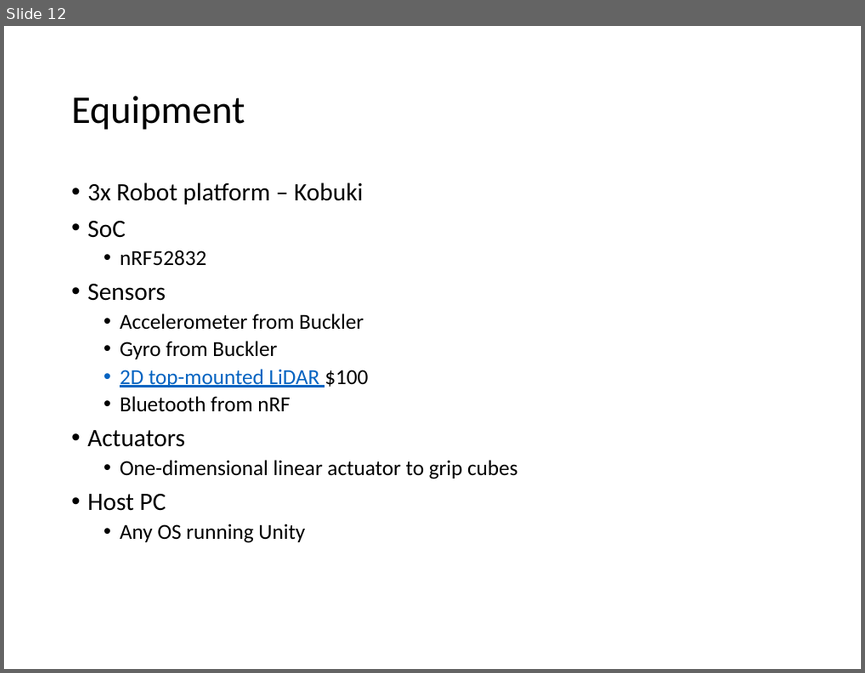
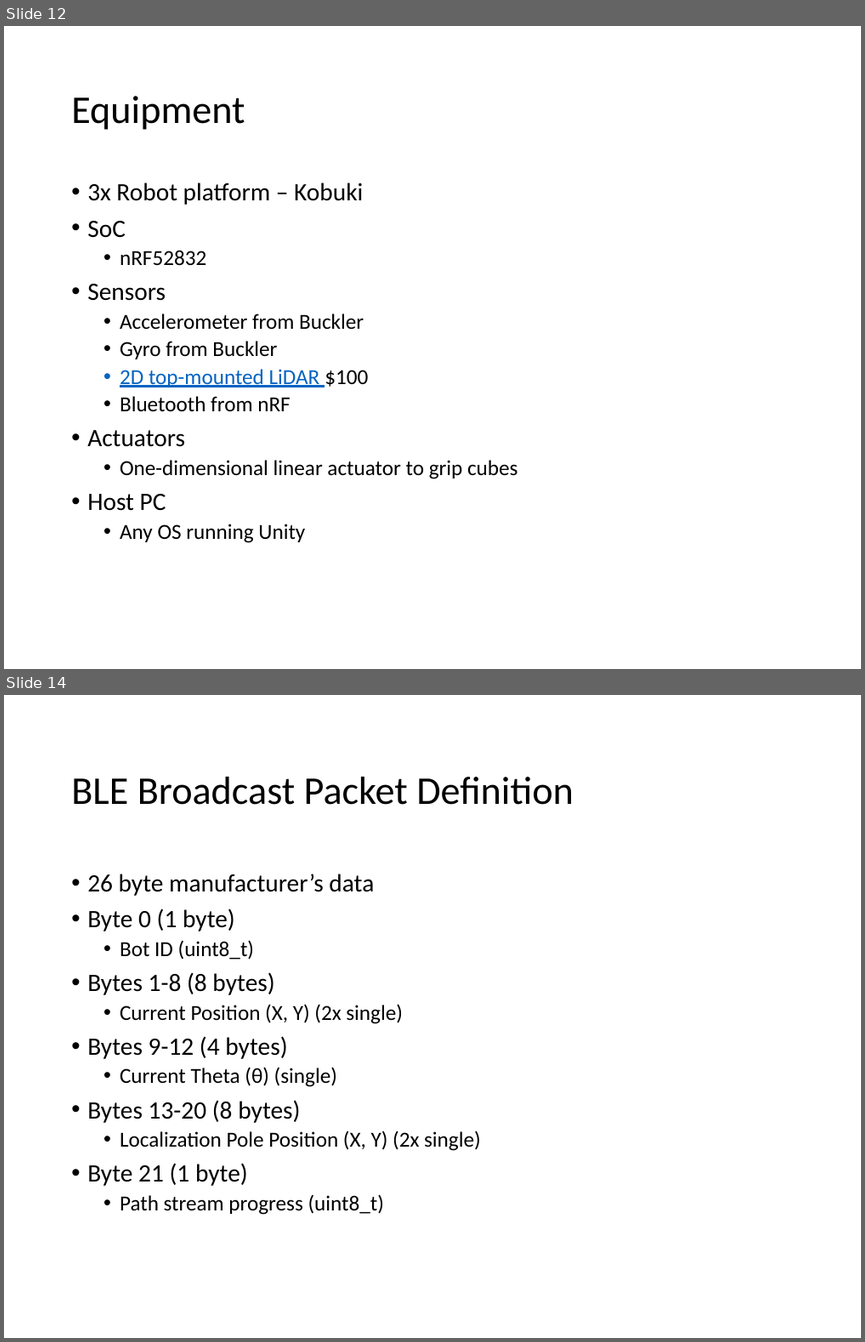
Before and after one commit to gestalt-arch/gestalt-arch, a slide deck: docs/project-spec.pptm. Shown one above the other, each under a label of ours: slide 12 before the commit, slides 12 and 14 after it; the slides between them are not shown. The pictures are 865x673 and 865x1342 pixels, drawn with LibreOffice and Linux fonts; fonts in the diff are those of the drawing. Boxes give left, top, right and bottom in pixels: in the first picture for what was removed or moved away, otherwise in the second. Text is boxed around its words. In the diff, an @@ line names an element or a change of style, - is before the commit and + after.

Commit message:
Fixed issues in deserialization and UART protocol definition

```diff
--- a/docs/project-spec.pptm
+++ b/docs/project-spec.pptm
@@ slide 14 added at (x1=4, y1=695, x2=861, y2=1338), background #FFFFFF @@
@@ title added at (x1=71, y1=777, x2=574, y2=805), 33 pt, text #000000 @@
+BLE Broadcast Packet Definition
@@ text added at (x1=87, y1=873, x2=481, y2=1214), 18 pt, text #000000 @@
+• 26 byte manufacturer’s data
+• Byte 0 (1 byte)
+  • Bot ID (uint8_t)
+• Bytes 1-8 (8 bytes)
+  • Current Position (X, Y) (2x single)
+• Bytes 9-12 (4 bytes)
+  • Current Theta (θ) (single)
+• Bytes 13-20 (8 bytes)
+  • Localization Pole Position (X, Y) (2x single)
+• Byte 21 (1 byte)
+  • Path stream progress (uint8_t)
```
Also in this commit, not shown: 1 slide changed, 3 other files.
